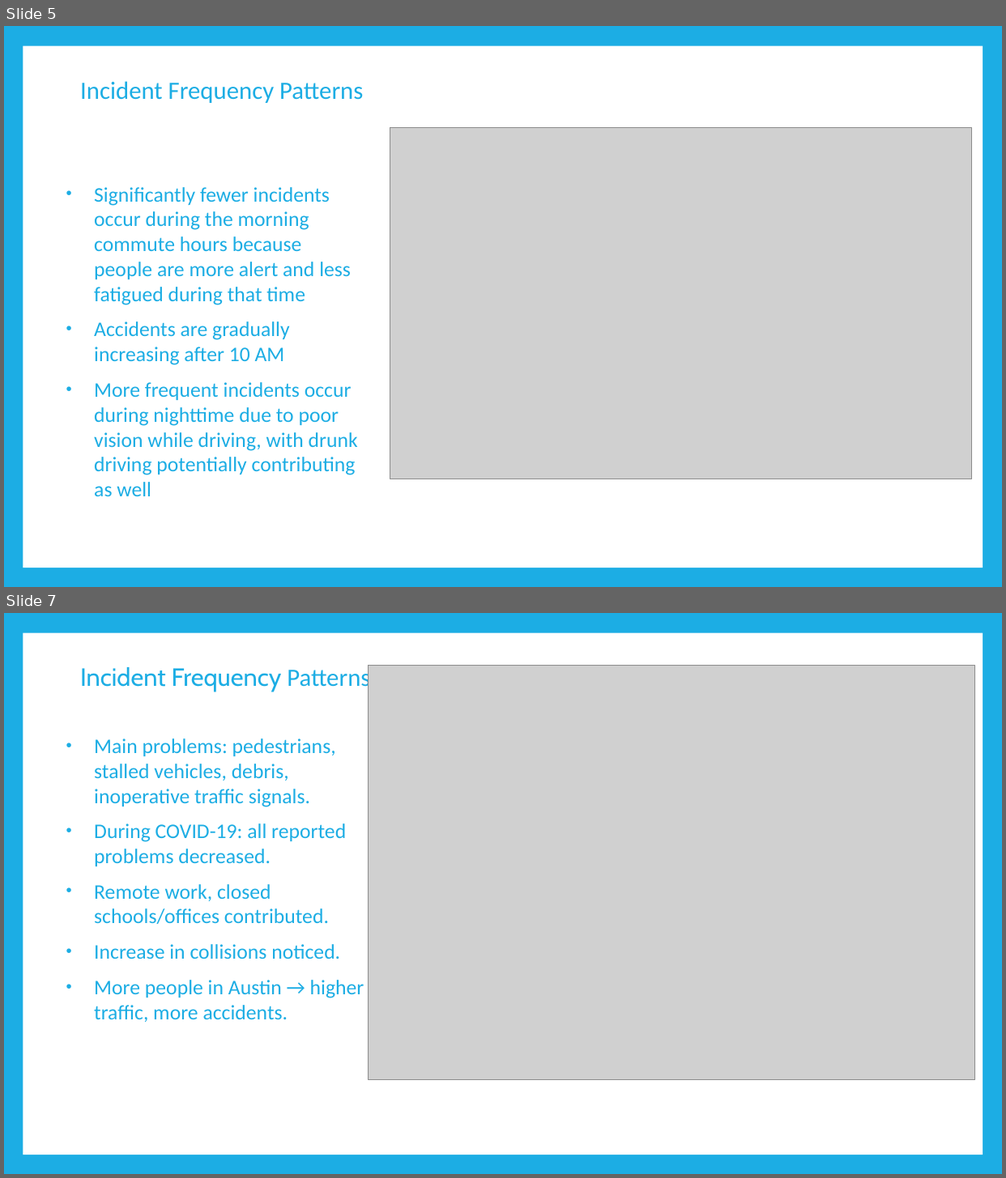
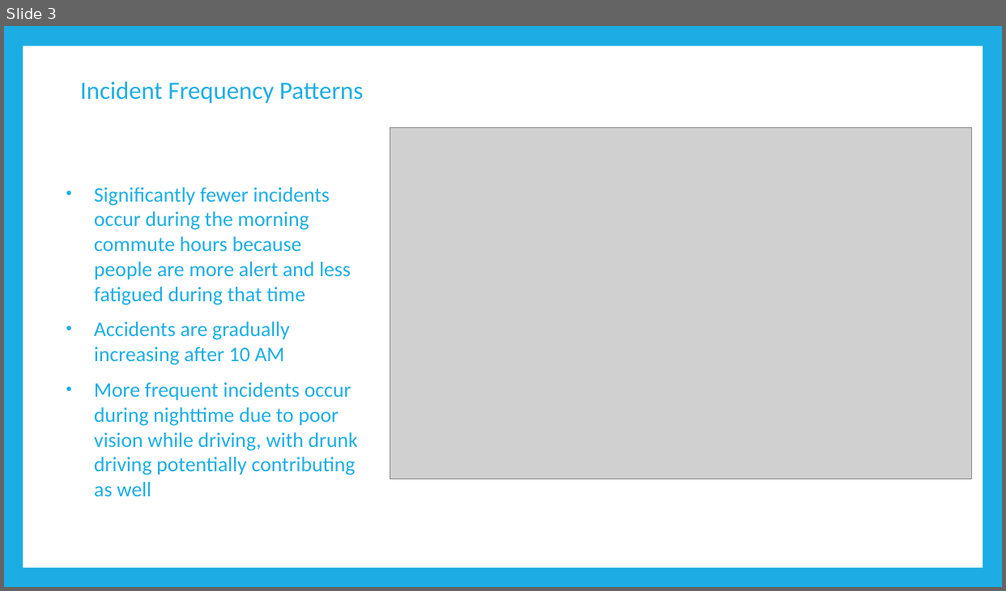
Before and after one commit to CharlesQuinn1/Trafic-Safety-Enhancement, a slide deck: Presentation/Sujatha.pptx. Shown one above the other, each under a label of ours: slides 5 and 7 before the commit, slide 3 after it; the slides between them are not shown. The pictures are 1006x1178 and 1006x591 pixels, drawn with LibreOffice and Linux fonts; fonts in the diff are those of the drawing; grey boxes stand for pictures. Boxes give left, top, right and bottom in pixels: in the first picture for what was removed or moved away, otherwise in the second. Text is boxed around its words. In the diff, an @@ line names an element or a change of style, - is before the commit and + after.

```diff
--- a/Presentation/Sujatha.pptx
+++ b/Presentation/Sujatha.pptx
@@ slide 7 removed at box(4, 613, 1002, 1174), background #1CADE4; not listed: 1 template element that a slide beside it also shows @@
@@ title removed at box(80, 665, 370, 692) @@
-Incident Frequency Patterns
@@ picture removed at box(368, 666, 975, 1080) @@
@@ text removed at box(94, 739, 364, 1022) @@
-• Main problems: pedestrians, stalled vehicles, debris, inoperative traffic signals.
-• During COVID-19: all reported problems decreased.
-• Remote work, closed schools/offices contributed.
-• Increase in collisions noticed.
-• More people in Austin → higher traffic, more accidents.
@@ what was slide 5 is now slide 3 @@
```
Also in this commit, not shown: 1 slide changed, 3 other slides removed.
